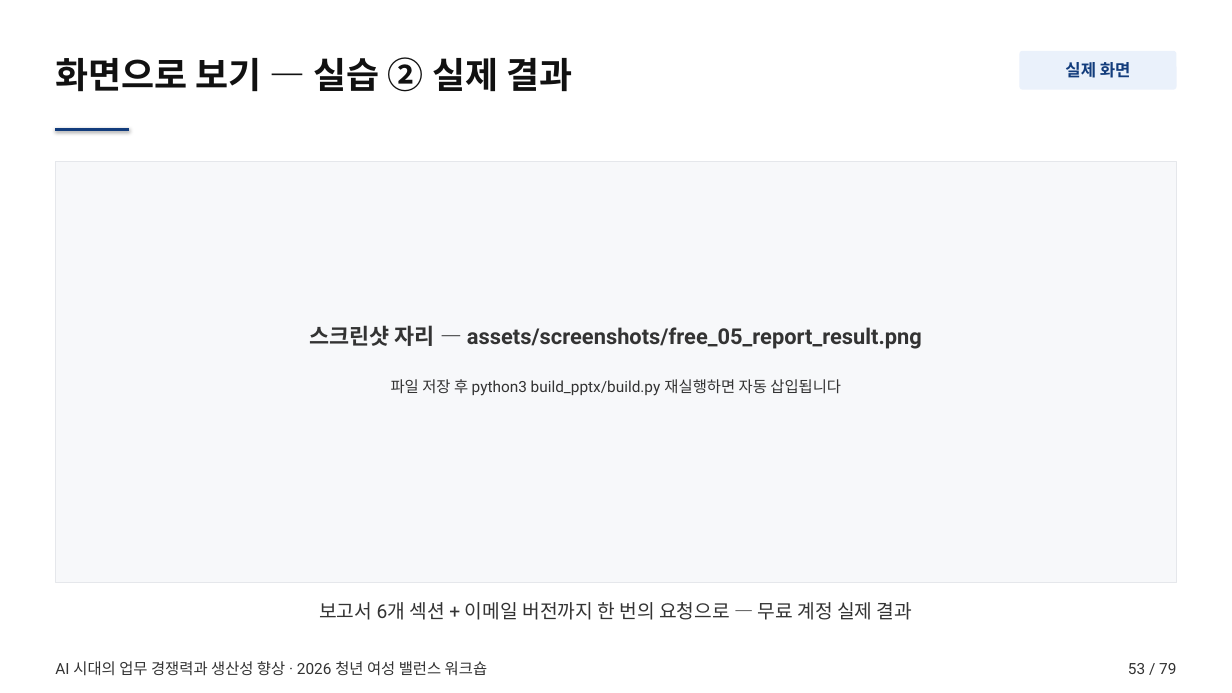
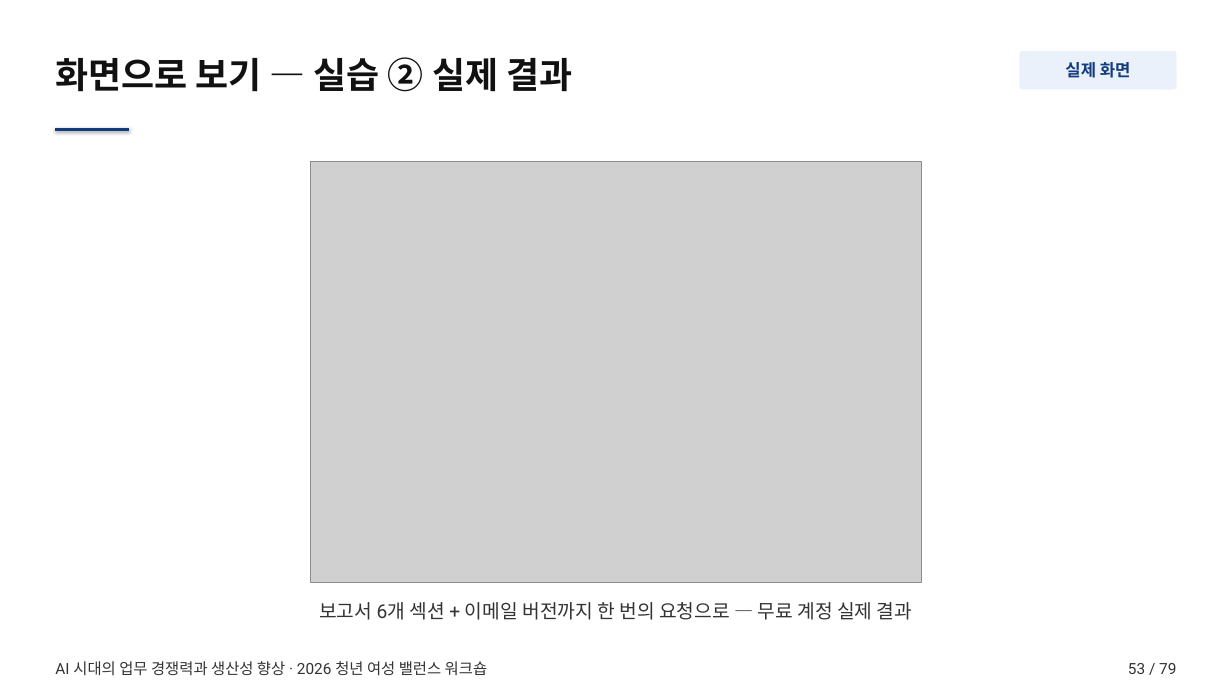
Before and after one commit to smilesjcha/how-to-work-better, a slide deck: slide 53 of lectures/20260723-worklife-ax-workshop/output/worklife-ax-workshop.pptx. Drawn at 1232x693 pixels with LibreOffice and Linux fonts; fonts in the diff are those of the drawing; grey boxes stand for pictures. Boxes give left, top, right and bottom in pixels: in the first picture for what was removed or moved away, otherwise in the second. Text is boxed around its words. In the diff, an @@ line names an element or a change of style, - is before the commit and + after.

Commit message:
build: 무료 Claude 실습 스크린샷 4장 삽입

```diff
--- a/lectures/20260723-worklife-ax-workshop/output/worklife-ax-workshop.pptx
+++ b/lectures/20260723-worklife-ax-workshop/output/worklife-ax-workshop.pptx
@@ rectangle removed at (x1=55, y1=162, x2=1177, y2=582) @@
@@ picture added at (x1=311, y1=162, x2=922, y2=582) @@
@@ text removed at (x1=310, y1=325, x2=922, y2=349) @@
-스크린샷 자리 — assets/screenshots/free_05_report_result.png
@@ text removed at (x1=391, y1=379, x2=841, y2=396) @@
-파일 저장 후 python3 build_pptx/build.py 재실행하면 자동 삽입됩니다
```
Also in this commit, not shown: 3 other slides changed, 6 other files.
